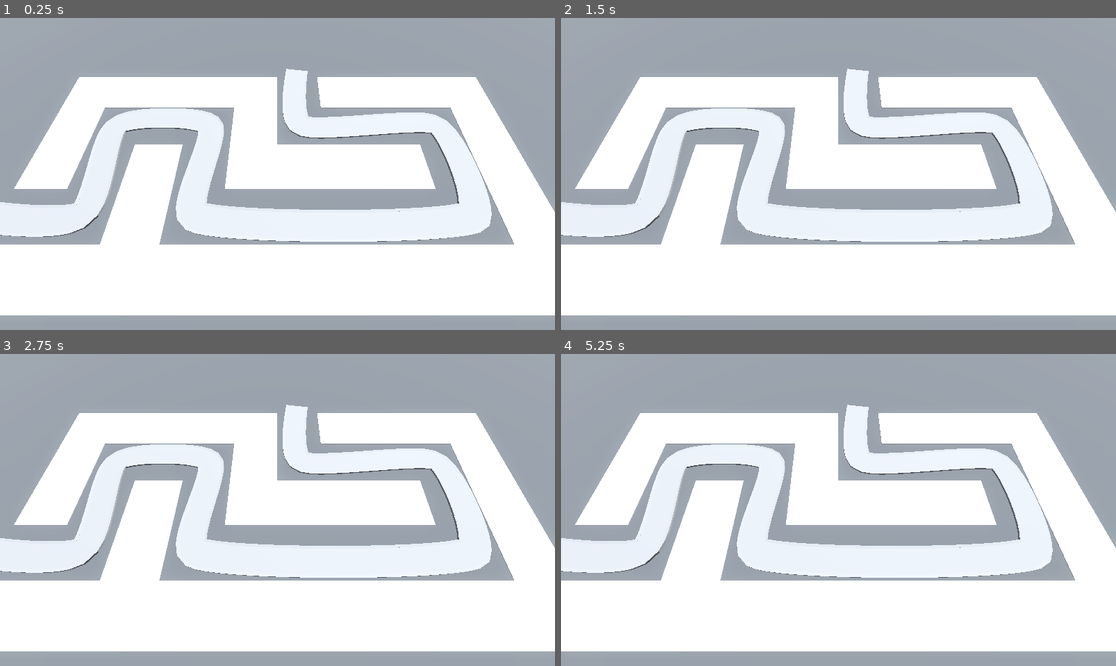
Above: before the commit, frames 1-4 (two rows, left to right).
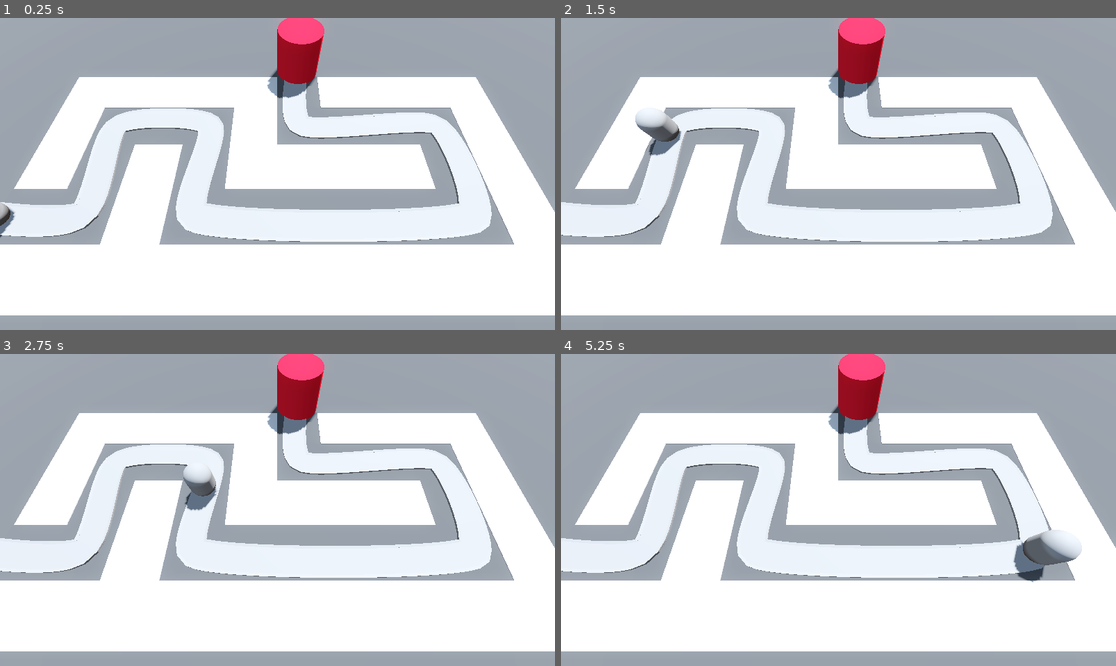
Above: after the commit, the same moments.

Repository: benediktms/BarbarianBlaster
Game: Godot game, scene res://levels/base_level.tscn
Same seed, same stepped clock (60 frames per second), same inputs: the game is played once before the commit and once after it. Before the commit the project starts from res://scenes/base_level.tscn.
Inputs:
- Up to frame 1 (0.25 s): no input
- Up to frame 2 (1.5 s): no input
- Up to frame 3 (2.75 s): no input
- Up to frame 4 (5.25 s): no input

The runs differ from the first frame. In frame 1, 2.1% of the frame differs, in the area x 0-88%, y 0-71%; in frame 2, 2.6%; in frame 3, 2.5%; in frame 4, 3.1%, in the area x 48-94%, y 0-74%.

Commit message:
feat: add basic logic for enemies walking to base

Diff:
--- /dev/null
+++ b/base/base.gd
@@ -0,0 +1,26 @@
+@tool
+class_name Base
+extends Node3D
+
+var path: Path3D
+var target_pos: Vector3
+
+func _enter_tree() -> void:
+	path = get_parent() as Path3D
+	if path:
+		target_pos = path.curve.get_point_position(path.curve.point_count - 1) as Vector3
+	else:
+		update_configuration_warnings()
+
+func _get_configuration_warnings() -> PackedStringArray:
+	if path:
+		return []
+	else:
+		return ["Must be a child of a Path3D node"]
+
+func _process(_delta: float) -> void:
+	if (Engine.is_editor_hint() and !!path and !!target_pos) and global_position != target_pos:
+		global_position = path.curve.get_point_position(path.curve.point_count - 1)
+
+func take_damage() -> void:
+	print("taking damage")
--- /dev/null
+++ b/base/base.tscn
@@ -0,0 +1,16 @@
+[gd_scene load_steps=3 format=3 uid="uid://cifvhqfbfjnrq"]
+
+[ext_resource type="Script" path="res://base/base.gd" id="1_7tley"]
+
+[sub_resource type="StandardMaterial3D" id="StandardMaterial3D_86v2i"]
+albedo_color = Color(0.933333, 0.0901961, 0.196078, 1)
+
+[node name="Base" type="Node3D" groups=["base"]]
+script = ExtResource("1_7tley")
+
+[node name="CSGCylinder3D" type="CSGCylinder3D" parent="."]
+transform = Transform3D(1, 0, 0, 0, 1, 0, 0, 0, 1, 2.08165e-12, 2, 2.08165e-12)
+radius = 2.0
+height = 4.0
+sides = 32
+material = SubResource("StandardMaterial3D_86v2i")
--- /dev/null
+++ b/enemy/enemy.gd
@@ -0,0 +1,10 @@
+extends PathFollow3D
+
+@export var speed := 2.0
+
+@onready var base: Base = get_tree().get_first_node_in_group("base")
+
+func _process(delta: float) -> void:
+	progress += (speed * delta)
+	if progress_ratio == 1.0:
+		base.take_damage()
--- /dev/null
+++ b/enemy/enemy.tscn
@@ -0,0 +1,16 @@
+[gd_scene load_steps=3 format=3 uid="uid://cdlvoxgqan1vg"]
+
+[ext_resource type="Script" path="res://enemy/enemy.gd" id="1_hcbjk"]
+
+[sub_resource type="CapsuleMesh" id="CapsuleMesh_wdvqh"]
+radius = 1.0
+height = 3.0
+
+[node name="Enemy" type="PathFollow3D"]
+transform = Transform3D(-4.37112e-08, 2.60206e-13, -0.999997, -1.35525e-20, 1, 2.60205e-13, 0.999995, 2.49265e-20, -4.37112e-08, 0, 0, 0)
+script = ExtResource("1_hcbjk")
+speed = 4.0
+
+[node name="MeshInstance3D" type="MeshInstance3D" parent="."]
+transform = Transform3D(1, -5.18372e-11, 1.24327e-12, 2.57687e-12, 1, 9.20741e-12, -1.0067e-10, 4.98847e-11, 1, 2.08165e-12, 1.5, 2.08165e-12)
+mesh = SubResource("CapsuleMesh_wdvqh")
--- a/scenes/base_level.tscn
+++ b/levels/base_level.tscn
@@ -1,6 +1,8 @@
-[gd_scene load_steps=7 format=3 uid="uid://coecxrwxxsy36"]
+[gd_scene load_steps=9 format=3 uid="uid://coecxrwxxsy36"]
 
 [ext_resource type="MeshLibrary" uid="uid://bpu0omjtkijh5" path="res://mesh_libraries/space_library.tres" id="1_je2uu"]
+[ext_resource type="PackedScene" uid="uid://cdlvoxgqan1vg" path="res://enemy/enemy.tscn" id="2_0dgvs"]
+[ext_resource type="PackedScene" uid="uid://cifvhqfbfjnrq" path="res://base/base.tscn" id="3_7r3lq"]
 
 [sub_resource type="ProceduralSkyMaterial" id="ProceduralSkyMaterial_8kvit"]
 sky_horizon_color = Color(0.64625, 0.65575, 0.67075, 1)
@@ -24,7 +26,6 @@
 "tilts": PackedFloat32Array(0, 2.08165e-12, 2.08165e-12, 2.08165e-12, 2.08165e-12, 2.08165e-12, 0, 0, 0)
 }
 point_count = 9
-up_vector_enabled = false
 
 [node name="BaseLevel" type="Node3D"]
 
@@ -93,3 +94,11 @@
 path_continuous_u = true
 path_u_distance = 1.0
 path_joined = false
+
+[node name="Enemy" parent="Path3D" instance=ExtResource("2_0dgvs")]
+transform = Transform3D(-4.37112e-08, 2.60206e-13, -0.999997, -1.35525e-20, 1, 2.60205e-13, 0.999995, 2.49265e-20, -4.37113e-08, -22, 2.08165e-12, 6)
+loop = false
+speed = 10.0
+
+[node name="Base" parent="Path3D" instance=ExtResource("3_7r3lq")]
+transform = Transform3D(0.999999, -0.0004036, 0.000738692, 0.000405143, 1, -0.000231382, -0.000738477, 0.000231129, 0.999999, 1.99336, 0.00288696, -9.00147)
--- a/project.godot
+++ b/project.godot
@@ -11,7 +11,7 @@
 [application]
 
 config/name="BarbarianBlaster"
-run/main_scene="res://scenes/base_level.tscn"
+run/main_scene="res://levels/base_level.tscn"
 config/features=PackedStringArray("4.2", "Forward Plus")
 config/icon="res://icon.svg"
 
Not shown: 4 places in mesh_libraries/space_library.tres that only renumber resources
